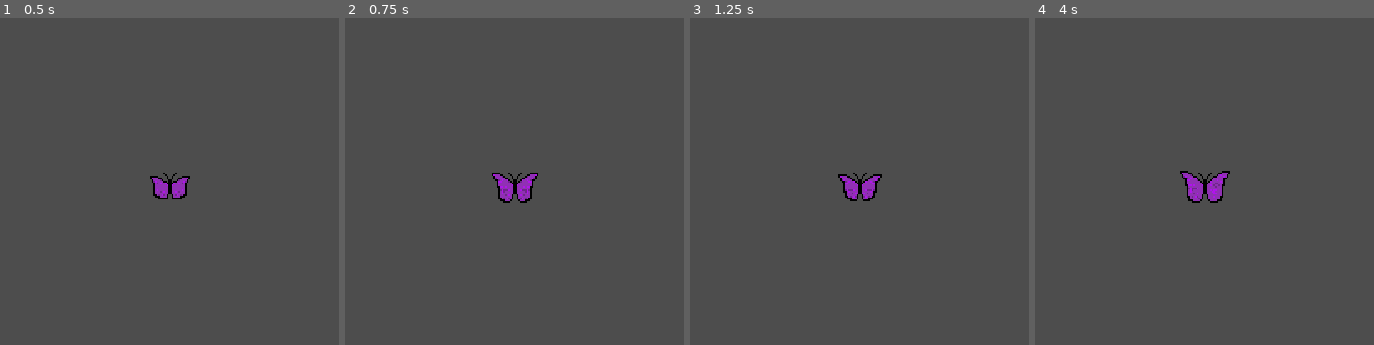
Above: before the commit, frames 1-4 (left to right).
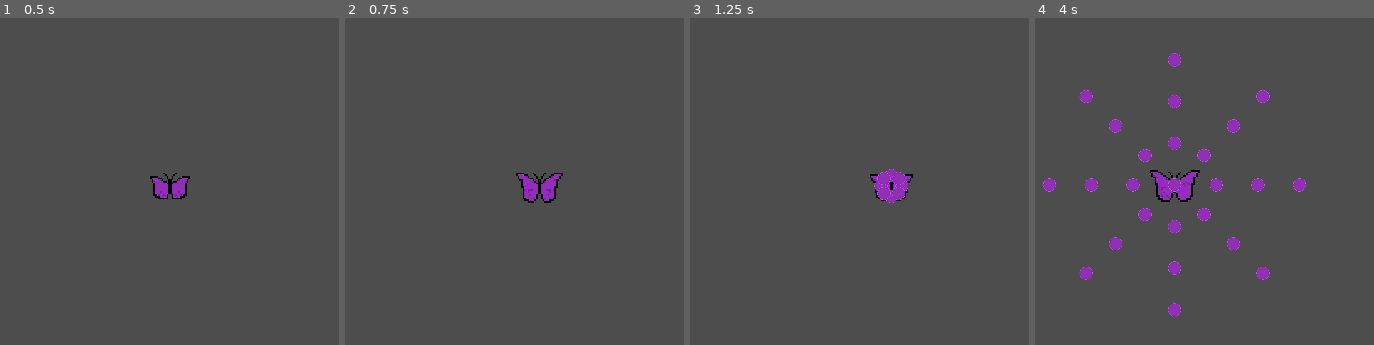
Above: after the commit, the same moments.

Repository: Armand-Alvarez/metamorphosis---jam-77
Game: Godot game, scene res://src/scenes/butterfly.tscn
Two runs of this game, one before a commit and one after it. Both use one fixed random seed, a clock stepped at 60 frames per second and the inputs below. This scene is started directly instead of the project's main scene.
Inputs (mouse positions are in pixels of both pictures, inside the frame that each line leads up to):
- Up to frame 1 (0.5 s): no input
- Up to frame 2 (0.75 s): tap Enter at 0.5 s; move the mouse to (outside the picture) at 0.52 s; press the mouse at (outside the picture) at 0.53 s; hold D (move_right) from 0.53 s (still down)
- Up to frame 3 (1.25 s): keep holding D (move_right)
- Up to frame 4 (4 s): move the mouse to (1045, 207) at 1.27 s; release D (move_right) at 1.28 s; release the mouse at (1045, 207) at 1.28 s; hold S (move_down) 1.28-2.03 s; click (1045, 207) at 1.35 s; move the mouse to (1285, 86) at 2.02 s; press the mouse at (1285, 86) at 2.03 s; hold D (move_right) 2.03-2.78 s; tap Space (spawn_mob) at 2.1 s; move the mouse to (1163, 276) at 2.77 s; release the mouse at (1163, 276) at 2.78 s; hold W (move_up) 2.78-3.53 s; click (1163, 276) at 2.85 s; move the mouse to (outside the picture) at 3.52 s; press the mouse at (outside the picture) at 3.53 s; hold A (move_left) from 3.53 s (still down)

Frame 1 is identical in both runs. In frame 2, 1.3% of the frame differs, in the area x 43-65%, y 47-57%; in frame 3, 1.5%; in frame 4, 4.4%, in the area x 2-80%, y 10-92%.
Error after the commit: Invalid access to property or key 'butterfly_gone' on a base object of type 'Node (signal_bus.gd)'. (res://src/scripts/butterfly.gd:98)

Commit message:
Add butterfly scene and script

Diff:
--- a/src/scenes/butterfly.tscn
+++ b/src/scenes/butterfly.tscn
@@ -69,6 +69,7 @@
 }]
 
 [node name="Butterfly" type="CharacterBody2D"]
+collision_mask = 2
 script = ExtResource("1_8e80u")
 
 [node name="AnimationPlayer" type="AnimationPlayer" parent="."]
@@ -102,8 +103,7 @@
 autostart = true
 
 [node name="AttackTimer" type="Timer" parent="."]
-wait_time = 0.3
-one_shot = true
+autostart = true
 
 [node name="HitIndicator" type="Sprite2D" parent="."]
 visible = false
@@ -124,3 +124,13 @@
 [node name="Camera2D" type="Camera2D" parent="."]
 position_smoothing_enabled = true
 position_smoothing_speed = 7.0
+
+[node name="ExistenceTimer" type="Timer" parent="."]
+wait_time = 2.0
+one_shot = true
+autostart = true
+
+[connection signal="timeout" from="MarkerUpdateTimer" to="." method="_on_marker_update_timer_timeout"]
+[connection signal="timeout" from="AttackTimer" to="." method="_on_attack_timer_timeout"]
+[connection signal="timeout" from="HitIndicator/HitIndicatorTimer" to="." method="_on_hit_indicator_timer_timeout"]
+[connection signal="timeout" from="ExistenceTimer" to="." method="_on_existence_timer_timeout"]
--- a/src/scripts/butterfly.gd
+++ b/src/scripts/butterfly.gd
@@ -1 +1,99 @@
+class_name Butterfly
 extends CharacterBody2D
+
+@export_category("Movement")
+@export var speed: int = 600
+
+@export_category("Attributes")
+@export var health: int = 12
+@export var damage: int = 5
+@export var attack_speed: float = 1
+
+@onready var _projectile = preload("res://src/scenes/butterfly_attack_orb.tscn")
+
+var can_take_damage: bool = true
+
+
+
+
+func _ready() -> void:
+	$AttackTimer.wait_time = attack_speed
+	$HitIndicator.visible = false
+
+
+
+func _process(delta: float) -> void:
+	_handle_input(delta)
+	var bodies_in_hitbox = $Hitbox.get_overlapping_bodies()
+	if not bodies_in_hitbox.is_empty():
+		var damage_taken = 0
+		for body in bodies_in_hitbox:
+			damage_taken += body.damage
+		take_damage(damage_taken)
+
+
+func _handle_input(delta: float) -> void:
+	if Input.is_action_pressed("move_right"):
+		move_and_collide(Vector2.RIGHT * speed * delta)
+	if Input.is_action_pressed("move_left"):
+		move_and_collide(Vector2.LEFT * speed * delta)
+	if Input.is_action_pressed("move_up"):
+		move_and_collide(Vector2.UP * speed * delta)
+	if Input.is_action_pressed("move_down"):
+		move_and_collide(Vector2.DOWN * speed * delta)
+
+
+func attack() -> void:
+	$AttackTimer.start(attack_speed)
+	var projectile_directions = [
+		Vector2.UP,
+		Vector2.RIGHT,
+		Vector2.DOWN,
+		Vector2.LEFT,
+		Vector2(1,1).normalized(),
+		Vector2(1,-1).normalized(),
+		Vector2(-1,1).normalized(),
+		Vector2(-1,-1).normalized()
+	]
+	for dir in projectile_directions:
+		var p = _projectile.instantiate()
+		p.position = $Camera2D.position
+		p.direction = dir
+		add_child(p)
+
+
+func _change_health(amount: int) -> void:
+	health += amount
+	SignalBus.health_changed.emit(health)
+	if health <= 0:
+		SignalBus.caterpillar_died.emit()
+
+
+func _on_marker_update_timer_timeout() -> void:
+	$AIAttackPoints/Marker2D.position = position + Vector2(-11.1, -4.8)
+	$AIAttackPoints/Marker2D2.position = position + Vector2(-7.3, 2.4)
+	$AIAttackPoints/Marker2D3.position = position + Vector2(3.8, 4.7)
+	$AIAttackPoints/Marker2D4.position = position + Vector2(10.7, -0.1)
+
+
+func _on_attack_timer_timeout() -> void:
+	attack()
+
+
+func take_damage(amount) -> void:
+	if can_take_damage:
+		_change_health(-amount)
+
+		$HitIndicator.visible = true
+		can_take_damage = false
+		$HitIndicator/HitIndicatorTimer.start()
+
+
+func _on_hit_indicator_timer_timeout() -> void:
+	$HitIndicator.visible = false
+	can_take_damage = true
+
+
+func _on_existence_timer_timeout() -> void:
+	SignalBus.butterfly_gone.emit(self.position)
+	self.queue_free()
